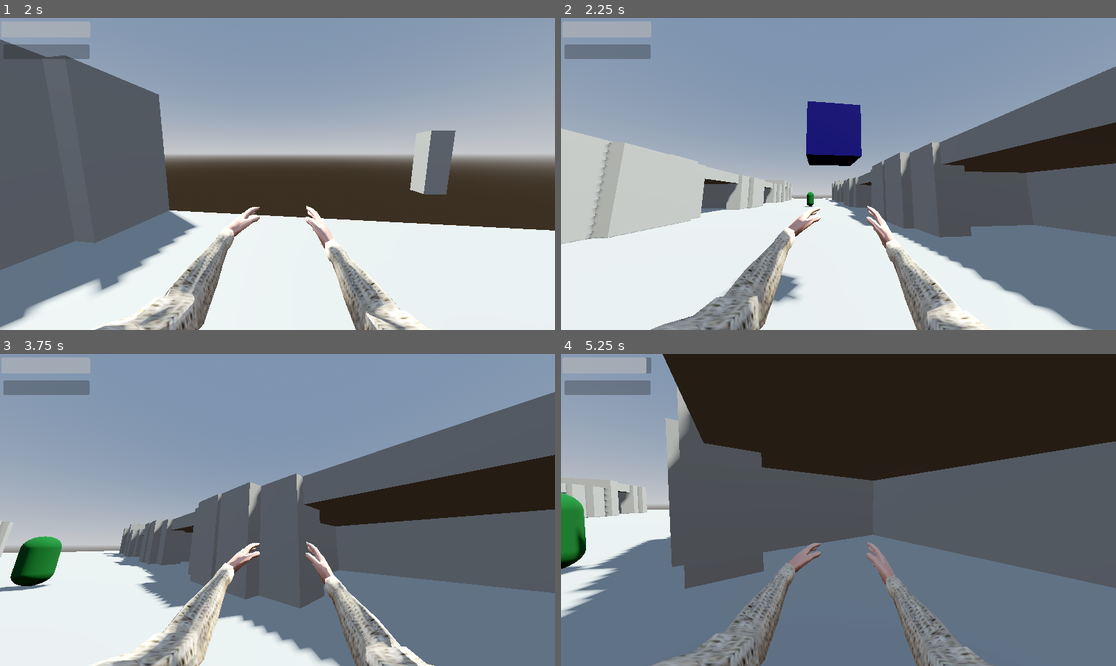
Above: before the commit, frames 1-4 (two rows, left to right).
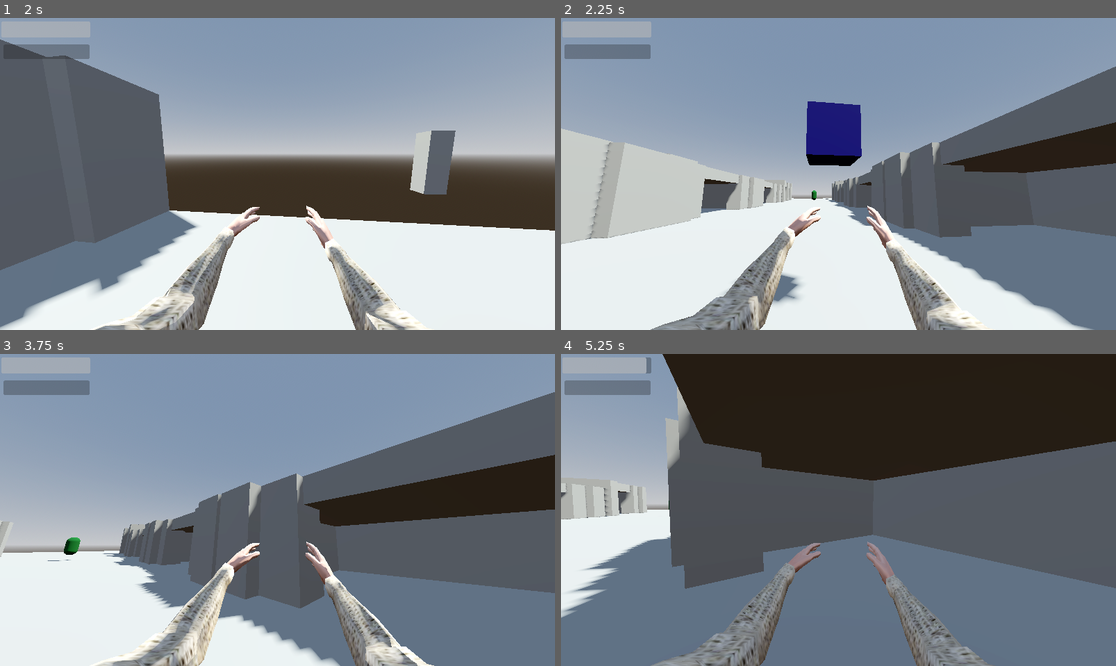
Above: after the commit, the same moments.

Repository: lungcollapser/record
Game: Godot game, scene res://scenes/world.tscn
The game is run twice, just before and just after one commit, with the same random seed, the same clock (stepped at 60 frames per second) and the same inputs.
Inputs (mouse positions are in pixels of both pictures, inside the frame that each line leads up to):
- Up to frame 1 (2 s): tap Enter (ui_accept) at 0.5, 0.77, 1.52 s; move the mouse to (271, 180) at 0.52 s; press the mouse at (271, 180) at 0.53 s; hold W (forward) from 0.53 s (still down); move the mouse to (316, 177) at 1.27 s; release the mouse at (316, 177) at 1.28 s; tap Ctrl (crouch) at 1.35 s
- Up to frame 2 (2.25 s): keep holding W (forward); move the mouse to (794, 170) at 2.02 s; tap T (dropreceptacle) at 2.1 s
- Up to frame 3 (3.75 s): move the mouse to (283, 510) at 2.77 s; release W (forward) at 2.78 s; hold A (left) 2.78-3.53 s; tap E (interact) at 2.85 s; tap Enter (ui_accept) at 3.02 s; move the mouse to (255, 503) at 3.52 s; hold W (forward) from 3.53 s (still down); hold Shift (sprint) from 3.53 s (still down)
- Up to frame 4 (5.25 s): keep holding W (forward); tap Enter (ui_accept) at 3.77, 4.52 s; move the mouse to (866, 510) at 4.27 s; release Shift (sprint) at 4.28 s; tap R (stow) at 4.35 s; move the mouse to (810, 510) at 5.02 s; hold Alt (walk) from 5.03 s (still down)

Frame 1 is identical in both runs. In frame 2, less than 0.1% of the frame differs, in the area x 43-47%, y 55-61%; in frame 3, 1.3%, in the area x 0-15%, y 58-77%; in frame 4, 1.0%.

Commit message:
arm animation and body entered

Diff:
--- a/scenes/enemy.tscn
+++ b/scenes/enemy.tscn
@@ -23,14 +23,14 @@
 transform = Transform3D(1, 0, 0, 0, 1, 0, 0, 0, 1, 0, 1.43266, 0)
 shape = SubResource("CapsuleShape3D_wf8db")
 
-[node name="Area3D" type="Area3D" parent="."]
-transform = Transform3D(7.135, 0, 0, 0, 7.135, 0, 0, 0, 7.135, 0, 0.0567853, 0)
+[node name="EnemyArea" type="Area3D" parent="."]
+transform = Transform3D(7.135, 0, 0, 0, 7.135, 0, 0, 0, 7.135, 0, -0.471177, 0)
 
-[node name="CollisionShape3D" type="CollisionShape3D" parent="Area3D"]
+[node name="EnemyShape" type="CollisionShape3D" parent="EnemyArea"]
 transform = Transform3D(1, 0, 0, 0, 1, 0, 0, 0, 1, 0, 0.25619, 0)
 shape = SubResource("SphereShape3D_ud0o8")
 
 [node name="EnemyNavigation" type="NavigationAgent3D" parent="."]
 path_height_offset = 0.75
 
-[connection signal="body_entered" from="Area3D" to="." method="_on_area_3d_body_entered"]
+[connection signal="body_entered" from="EnemyArea" to="." method="_on_enemy_area_body_entered"]
--- a/scenes/fps_character.gd
+++ b/scenes/fps_character.gd
@@ -1,6 +1,7 @@
 extends Node3D
 
 @onready var punch_animation = $AnimationPlayer
+@onready var idle_animation = $AnimationPlayer
 
 func _physics_process(_delta: float) -> void:
 	if Input.is_action_pressed("attack"):
--- a/scenes/fps_character.tscn
+++ b/scenes/fps_character.tscn
@@ -1,7 +1,9 @@
-[gd_scene load_steps=3 format=3 uid="uid://cneiraorx7bmt"]
+[gd_scene load_steps=4 format=3 uid="uid://cneiraorx7bmt"]
 
 [ext_resource type="PackedScene" uid="uid://c3ebym01kx5d" path="res://assets/fps_character.glb" id="1_32wxt"]
 [ext_resource type="Script" path="res://scenes/fps_character.gd" id="2_d87w8"]
+
+[sub_resource type="SphereShape3D" id="SphereShape3D_5b7bb"]
 
 [node name="fps_character" instance=ExtResource("1_32wxt")]
 transform = Transform3D(1, 0, 0, 0, 1, 0, 0, 0, 1, 0, -0.483933, 0)
@@ -34,3 +36,10 @@
 bones/22/rotation = Quaternion(-0.187592, 0.480341, 0.831604, -0.206196)
 bones/23/rotation = Quaternion(0.48938, -0.0225777, 0.0837412, 0.867747)
 bones/24/rotation = Quaternion(-0.117553, 0.020484, -0.0666149, 0.990618)
+
+[node name="Area3D" type="Area3D" parent="." index="2"]
+transform = Transform3D(0.185, 0, 0, 0, 0.185, 0, 0, 0, 0.185, -0.121025, 1.27666, 0.46734)
+
+[node name="CollisionShape3D" type="CollisionShape3D" parent="Area3D" index="0"]
+transform = Transform3D(1, 0, 0, 0, 1, 0, 0, 0, 1, -0.29358, 1.58446, 0.533924)
+shape = SubResource("SphereShape3D_5b7bb")
--- a/scenes/world.tscn
+++ b/scenes/world.tscn
@@ -38,6 +38,7 @@
 
 [node name="Enemy" parent="." instance=ExtResource("5_nv0q6")]
 transform = Transform3D(1, 0, 0, 0, 1, 0, 0, 0, 1, -62.7989, 1.08593, -1.2927)
+player_path = NodePath("")
 
 [node name="Player" parent="." instance=ExtResource("2_2w5k3")]
 transform = Transform3D(1, 0, 0, 0, 1, 0, 0, 0, 1, -32.2594, 1.96219, 1.10493)
--- a/scripts/enemy.gd
+++ b/scripts/enemy.gd
@@ -4,25 +4,24 @@
 var enemy_health = 100
 var player
 var player_area
+var target = null
 @export var player_path : NodePath
 @onready var nav_agent = $EnemyNavigation
+@onready var enemy_area = $EnemyArea
 
 func _ready():
-	call_deferred("enemy_chase")
 	player = get_tree().get_nodes_in_group("player")[0]
 	player_area = get_tree().get_nodes_in_group("player_area")
 
-func enemy_chase():
-	await get_tree().physics_frame
-	nav_agent.set_target_position(player.global_position)
-	var velocity = (nav_agent.get_next_path_position() - global_position).normalized() * ENEMY_SPEED
-	move_and_collide(velocity)
+func _physics_process(delta: float) -> void:
+	if target != null:
+		await get_tree().physics_frame
+		nav_agent.set_target_position(player.global_transform.origin)
+		var velocity = (nav_agent.get_next_path_position() - transform.origin).normalized() * ENEMY_SPEED
+		move_and_collide(velocity)
 
 
-func _on_area_3d_body_entered(body):
-	if body == player:
-		enemy_chase()
-		print("poopy")
-
-func _physics_process(_delta: float) -> void:
-	enemy_chase()
+func _on_enemy_area_body_entered(body: Node3D):
+	if body is Player:
+		target != null
+		print("aodkjaopiwd")
--- a/scripts/playerbody.gd
+++ b/scripts/playerbody.gd
@@ -1,4 +1,5 @@
 extends CharacterBody3D
+class_name Player
 
 var speed = 0
 var max_endurance = clamp(100, 0, 100)
